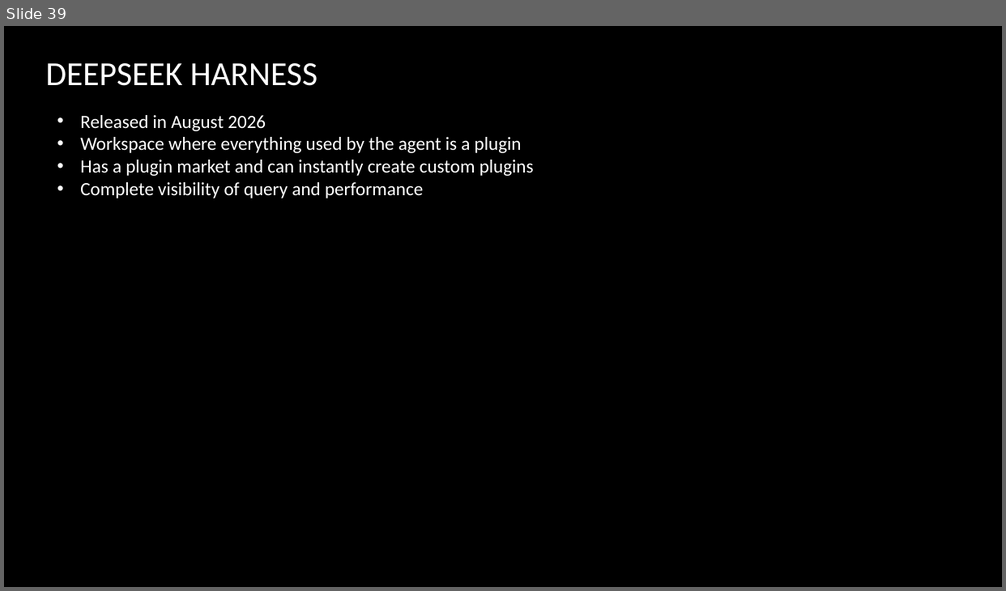
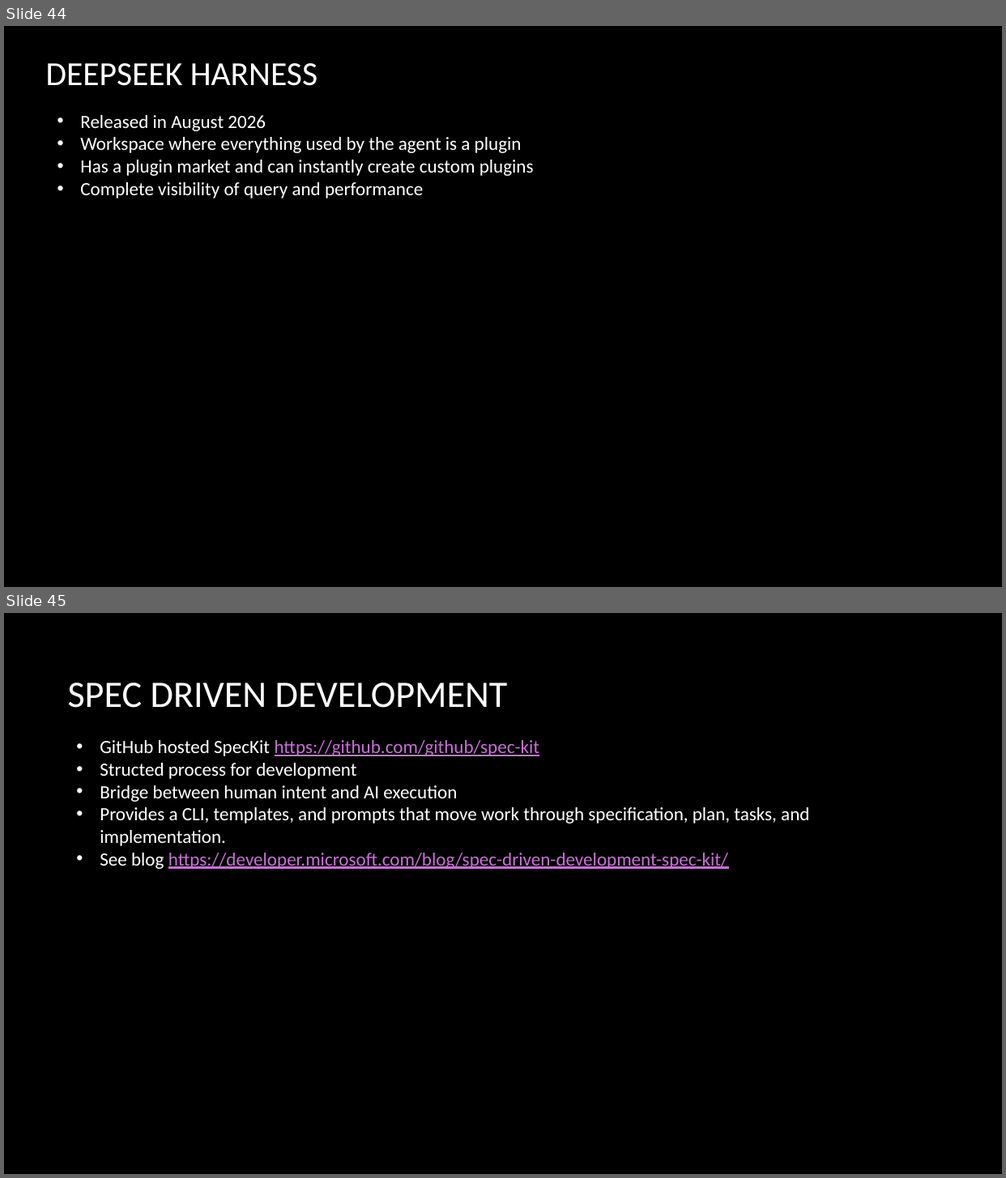
Before and after one commit to davejeon/dsr_agentic_ai, a slide deck: Agentic AI.pptx. Shown one above the other, each under a label of ours: slide 39 before the commit, slides 44 and 45 after it. The pictures are 1006x591 and 1006x1178 pixels, drawn with LibreOffice and Linux fonts; fonts in the diff are those of the drawing; background and template pictures are left out. Boxes give left, top, right and bottom in pixels: in the first picture for what was removed or moved away, otherwise in the second. Text is boxed around its words. In the diff, an @@ line names an element or a change of style, - is before the commit and + after.

```diff
--- a/Agentic AI.pptx
+++ b/Agentic AI.pptx
@@ slide 45 added at (4, 613, 1002, 1174), background picture (left out) @@
@@ title added at (68, 683, 508, 708), 36 pt, text #FFFFFF @@
+SPEC DRIVEN DEVELOPMENT
@@ text added at (100, 740, 809, 869), 18 pt, text #FFFFFF @@
+• GitHub hosted SpecKit https://github.com/github/spec-kit
+• Structed process for development
+• Bridge between human intent and AI execution
+• Provides a CLI, templates, and prompts that move work through specification, plan, tasks, and implementation.
+• See blog https://developer.microsoft.com/blog/spec-driven-development-spec-kit/
@@ what was slide 39 is now slide 44 @@
```
Also in this commit, not shown: 3 slides changed, 6 other slides added, 6 other files.
